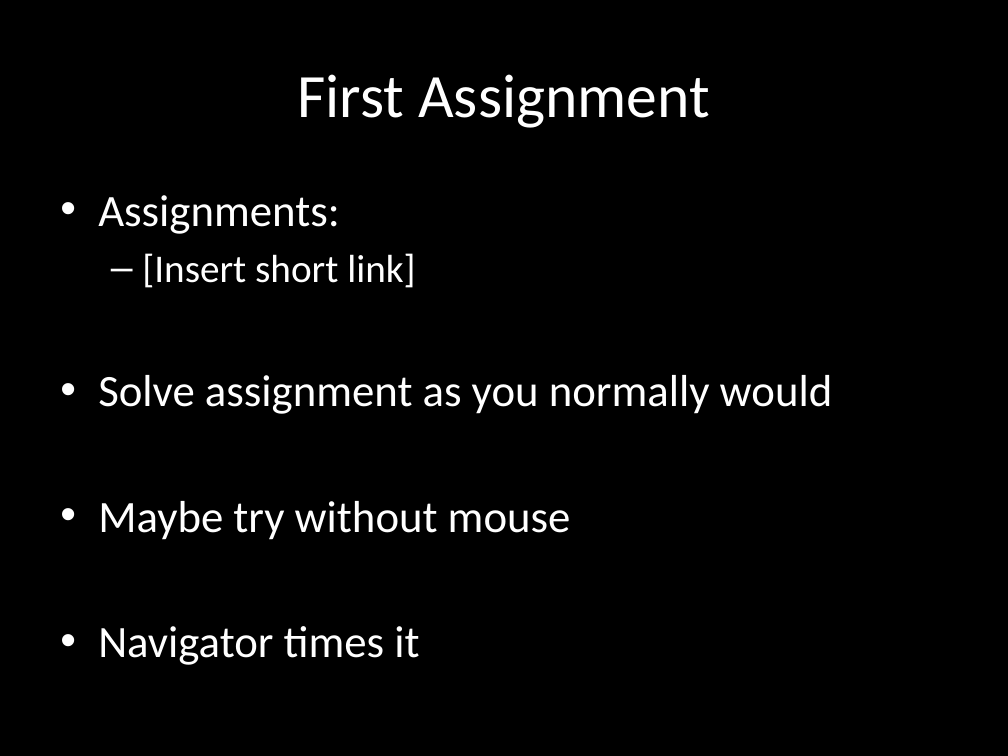
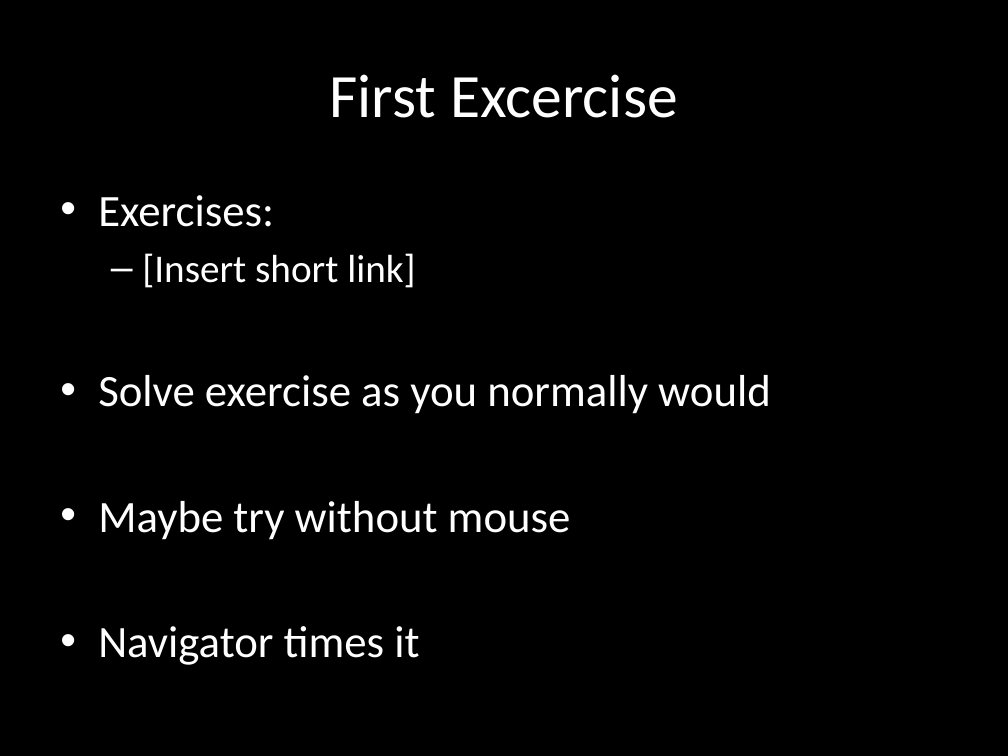
Before and after one commit to rasmuskl/ReSharperCourse, a slide deck: slide 9 of Presentations/1 - Introduction - ReSharper Course.pptx. Drawn at 1008x756 pixels with LibreOffice and Linux fonts; fonts in the diff are those of the drawing. Boxes give left, top, right and bottom in pixels: in the first picture for what was removed or moved away, otherwise in the second. Text is boxed around its words. In the diff, an @@ line names an element or a change of style, - is before the commit and + after.

```diff
--- a/Presentations/1 - Introduction - ReSharper Course.pptx
+++ b/Presentations/1 - Introduction - ReSharper Course.pptx
@@ title at box(330, 74, 677, 118): text changed @@
-First Assignment
+First Excercise
@@ text at box(98, 195, 274, 227): text changed @@
-• Assignments:
+• Exercises:
@@ text at box(98, 375, 771, 414): text changed @@
-• Solve assignment as you normally would
+• Solve exercise as you normally would
```
Also in this commit, not shown: 6 other slides changed.
